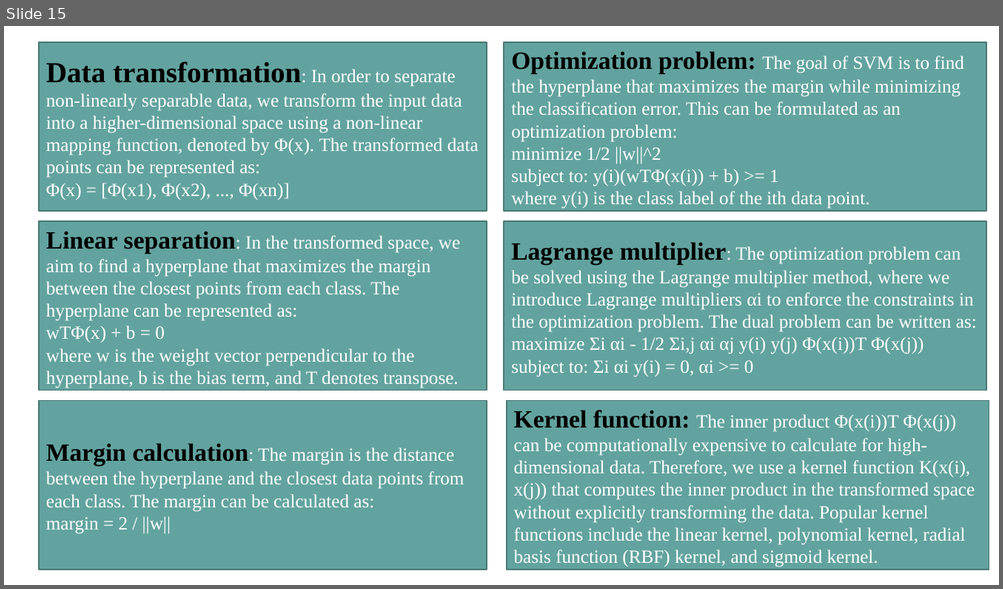
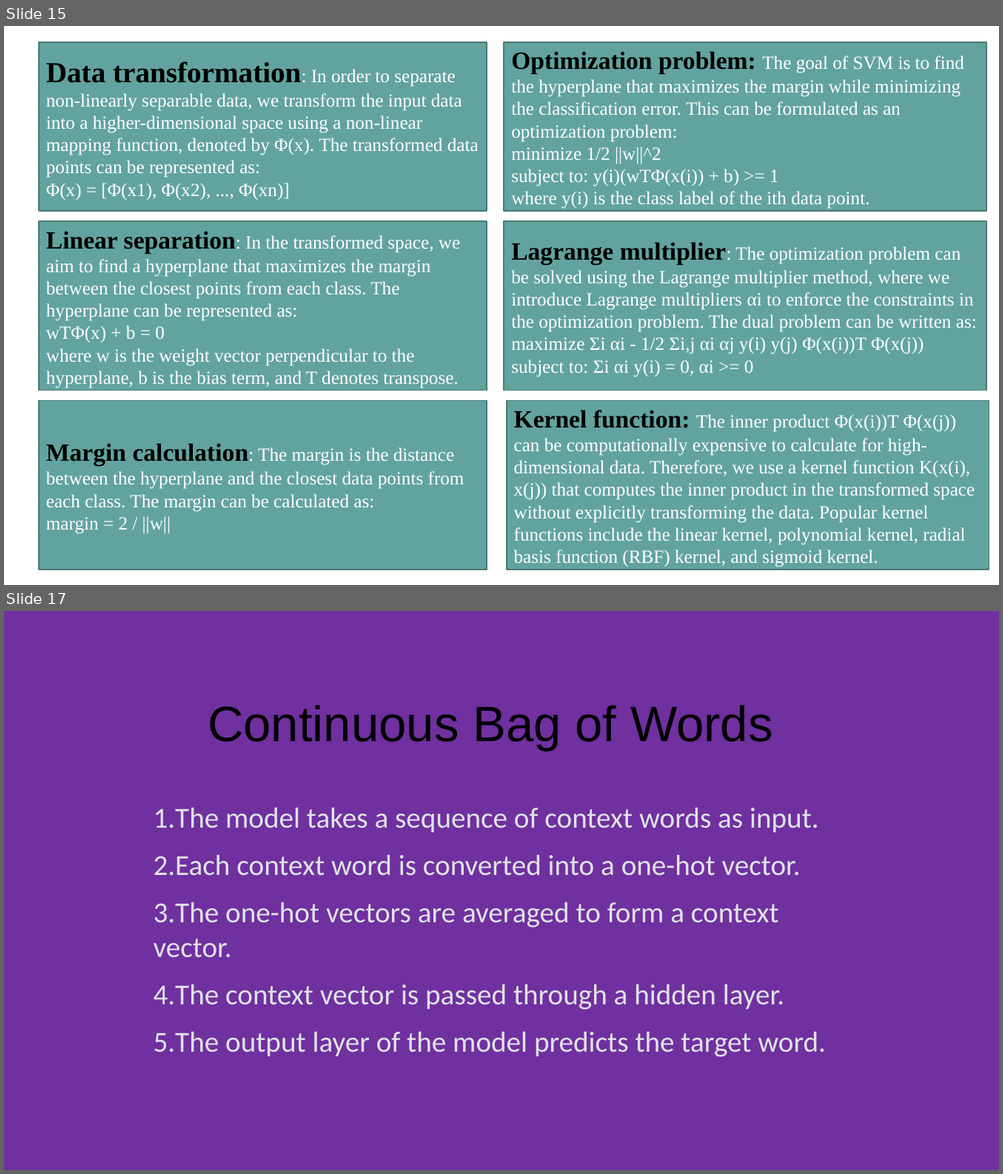
Before and after one commit to ashabilash/machine_learning_and_nlp_workshops, a slide deck: Machine Learning.pptx. Shown one above the other, each under a label of ours: slide 15 before the commit, slides 15 and 17 after it; the slides between them are not shown. The pictures are 1003x589 and 1003x1174 pixels, drawn with LibreOffice and Linux fonts; fonts in the diff are those of the drawing. Boxes give left, top, right and bottom in pixels: in the first picture for what was removed or moved away, otherwise in the second. Text is boxed around its words. In the diff, an @@ line names an element or a change of style, - is before the commit and + after.

```diff
--- a/Machine Learning.pptx
+++ b/Machine Learning.pptx
@@ slide 17 added at [4, 611, 999, 1170], background #7030A0 @@
@@ text added at [208, 705, 773, 750], 48 pt, text #000000 @@
+Continuous Bag of Words
@@ text added at [153, 808, 825, 1057], 28 pt, text #DFE3E5 @@
+1. The model takes a sequence of context words as input.
+2. Each context word is converted into a one-hot vector.
+3. The one-hot vectors are averaged to form a context vector.
+4. The context vector is passed through a hidden layer.
+5. The output layer of the model predicts the target word.
```
Also in this commit, not shown: 3 other slides added.
